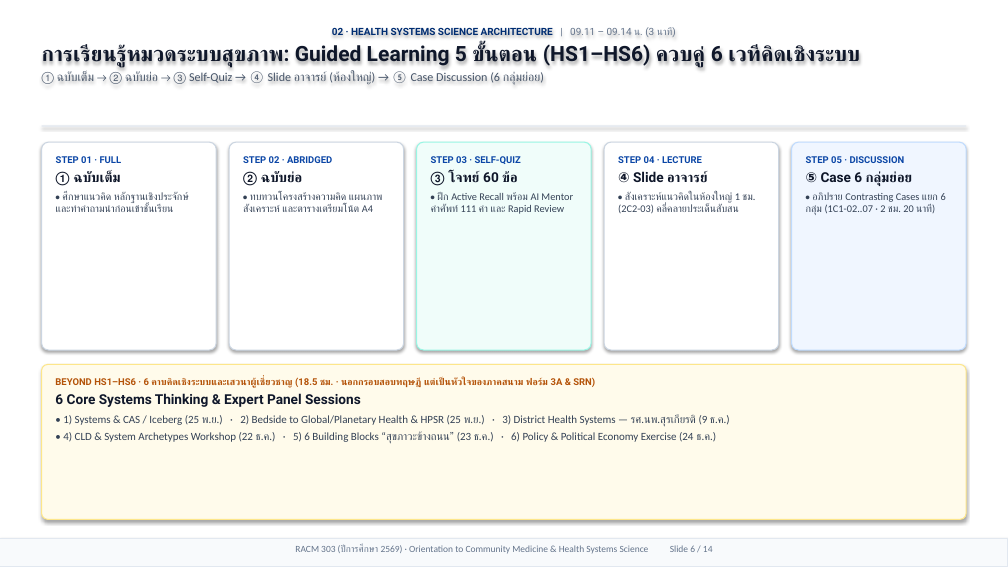
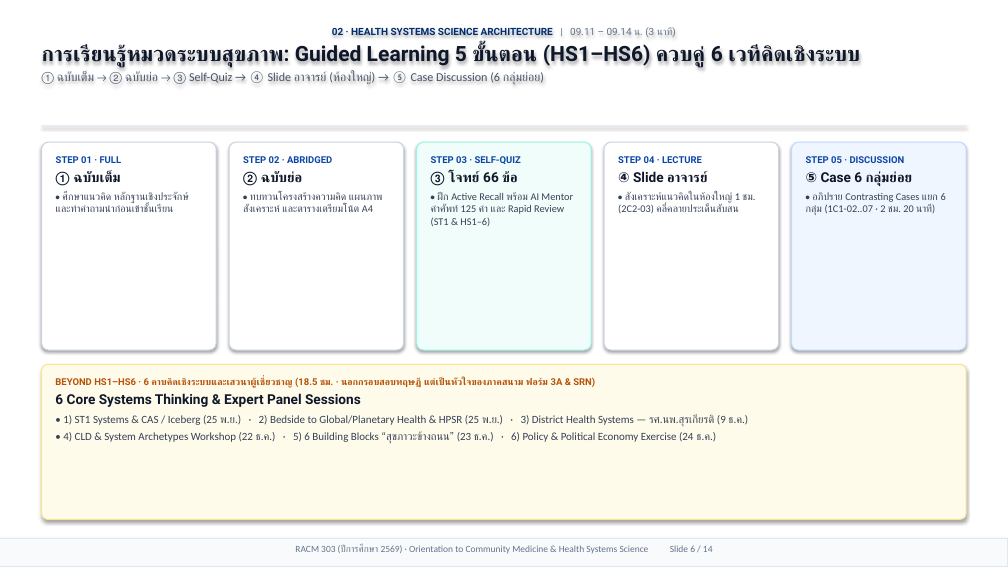
Before and after one commit to smartwoo/racm303-2569, a slide deck: slide 6 of exports/pptx/RACM303_2569_Orientation_Slides.pptx. Drawn at 1008x567 pixels with LibreOffice and Linux fonts; fonts in the diff are those of the drawing. Boxes give left, top, right and bottom in pixels: in the first picture for what was removed or moved away, otherwise in the second. Text is boxed around its words. In the diff, an @@ line names an element or a change of style, - is before the commit and + after.

```diff
--- a/exports/pptx/RACM303_2569_Orientation_Slides.pptx
+++ b/exports/pptx/RACM303_2569_Orientation_Slides.pptx
@@ text in rounded rectangle at (431, 171, 573, 226): text changed @@
-③ โจทย์ 60 ข้อ
-• ฝึก Active Recall พร้อม AI Mentor คำศัพท์ 111 คำ และ Rapid Review
+③ โจทย์ 66 ข้อ
+• ฝึก Active Recall พร้อม AI Mentor คำศัพท์ 125 คำ และ Rapid Review (ST1 & HS1–6)
@@ text in rounded rectangle at (63, 414, 748, 426): text changed @@
-• 1) Systems & CAS / Iceberg (25 พ.ย.) · 2) Bedside to Global/Planetary Health & HPSR (25 พ.ย.) · 3) District Health Systems — รศ.นพ.สุรเกียรติ (9 ธ.ค.)
+• 1) ST1 Systems & CAS / Iceberg (25 พ.ย.) · 2) Bedside to Global/Planetary Health & HPSR (25 พ.ย.) · 3) District Health Systems — รศ.นพ.สุรเกียรติ (9 ธ.ค.)
```
Also in this commit, not shown: 2 other slides changed, 4 other files.
